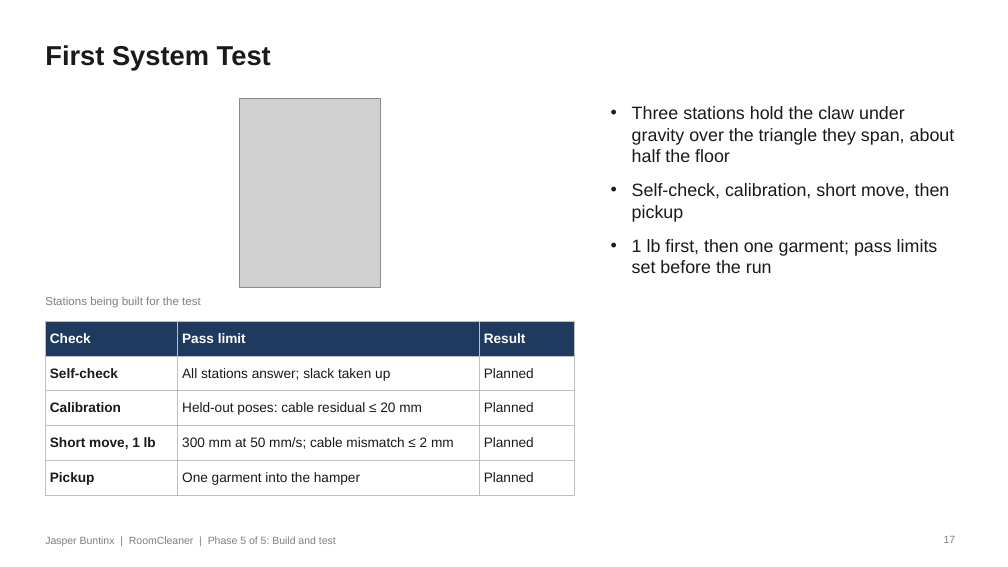
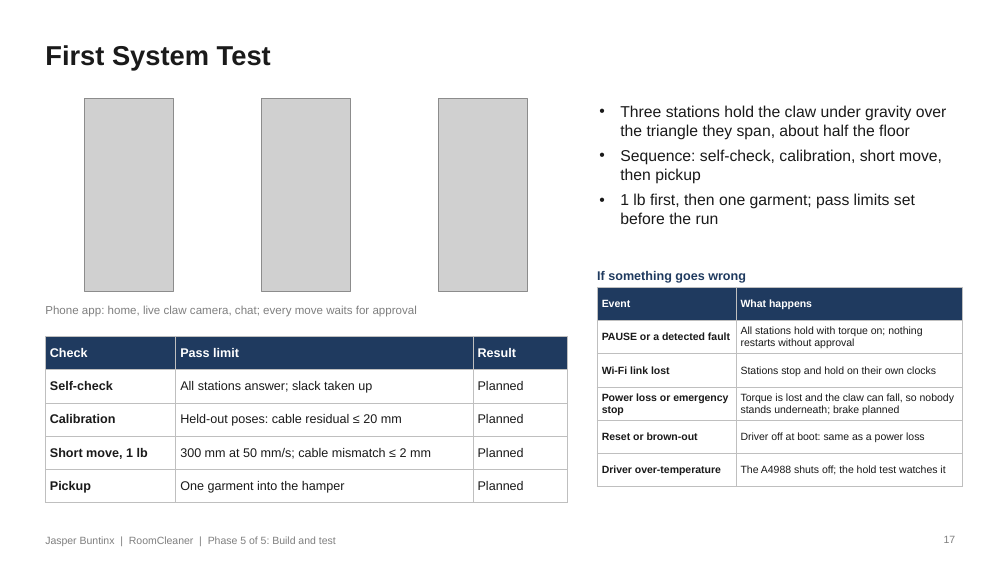
Before and after one commit to Jaspario1199/RoomCleaner, a slide deck: slide 17 of docs/presentation/deck_v8/RoomCleaner_Buntinx_Oct27_v8.pptx. Drawn at 1008x567 pixels with LibreOffice and Linux fonts; fonts in the diff are those of the drawing; grey boxes stand for pictures. Boxes give left, top, right and bottom in pixels: in the first picture for what was removed or moved away, otherwise in the second. Text is boxed around its words. In the diff, an @@ line names an element or a change of style, - is before the commit and + after.

```diff
--- a/docs/presentation/deck_v8/RoomCleaner_Buntinx_Oct27_v8.pptx
+++ b/docs/presentation/deck_v8/RoomCleaner_Buntinx_Oct27_v8.pptx
@@ picture added at bbox=[85, 98, 174, 291] @@
@@ picture: place and size @@
-picture at bbox=[239, 98, 381, 287]
+picture at bbox=[262, 98, 351, 291]
@@ picture added at bbox=[439, 98, 528, 291] @@
@@ text "Three stations hold the claw ...": place and size @@
-text "Three stations hold the claw ..." at bbox=[632, 106, 955, 273]
+text "Three stations hold the claw ..." at bbox=[620, 105, 947, 224]
@@ text at bbox=[620, 105, 947, 224]: size 17 to 15 pt in "Three stations hold the claw under gravity ...", "1 lb first, then one garment; pass ..."; less space between paragraphs @@
@@ text at bbox=[620, 149, 942, 184]: text changed; size 17 to 15 pt @@
-• Self-check, calibration, short move, then pickup
+• Sequence: self-check, calibration, short move, then pickup
@@ text removed at bbox=[45, 296, 201, 308] @@
-Stations being built for the test
@@ text added at bbox=[597, 271, 746, 283], 12 pt, text #1F3A5F, bold @@
+If something goes wrong
@@ table added at bbox=[597, 287, 963, 479], 6 rows, 2 columns @@
+Event | What happens
+PAUSE or a detected fault | All stations hold with torque on; nothing restarts without approval
+Wi-Fi link lost | Stations stop and hold on their own clocks
+Power loss or emergency stop | Torque is lost and the claw can fall, so nobody stands underneath; brake planned
+Reset or brown-out | Driver off at boot: same as a power loss
+Driver over-temperature | The A4988 shuts off; the hold test watches it
@@ text added at bbox=[45, 305, 417, 317], 11 pt, text #7F7F7F @@
+Phone app: home, live claw camera, chat; every move waits for approval
@@ table at bbox=[45, 337, 567, 497] @@
@@ size 13 to 12 pt @@
@@ table: place and size @@
-table at bbox=[45, 321, 575, 489]
+table at bbox=[45, 337, 567, 497]
```
Also in this commit, not shown: 5 other slides changed, 10 slides removed, 7 other files.
